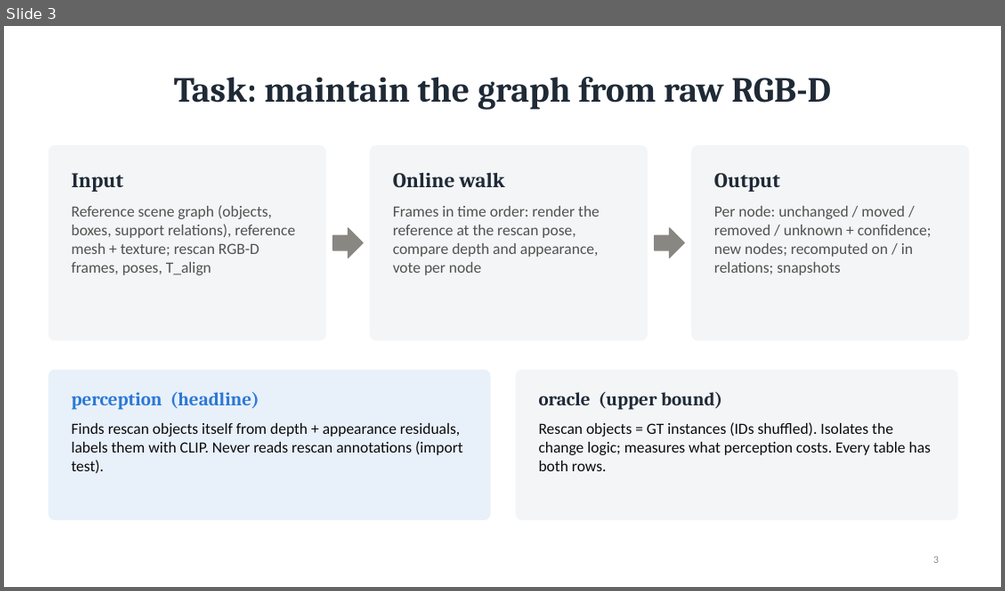
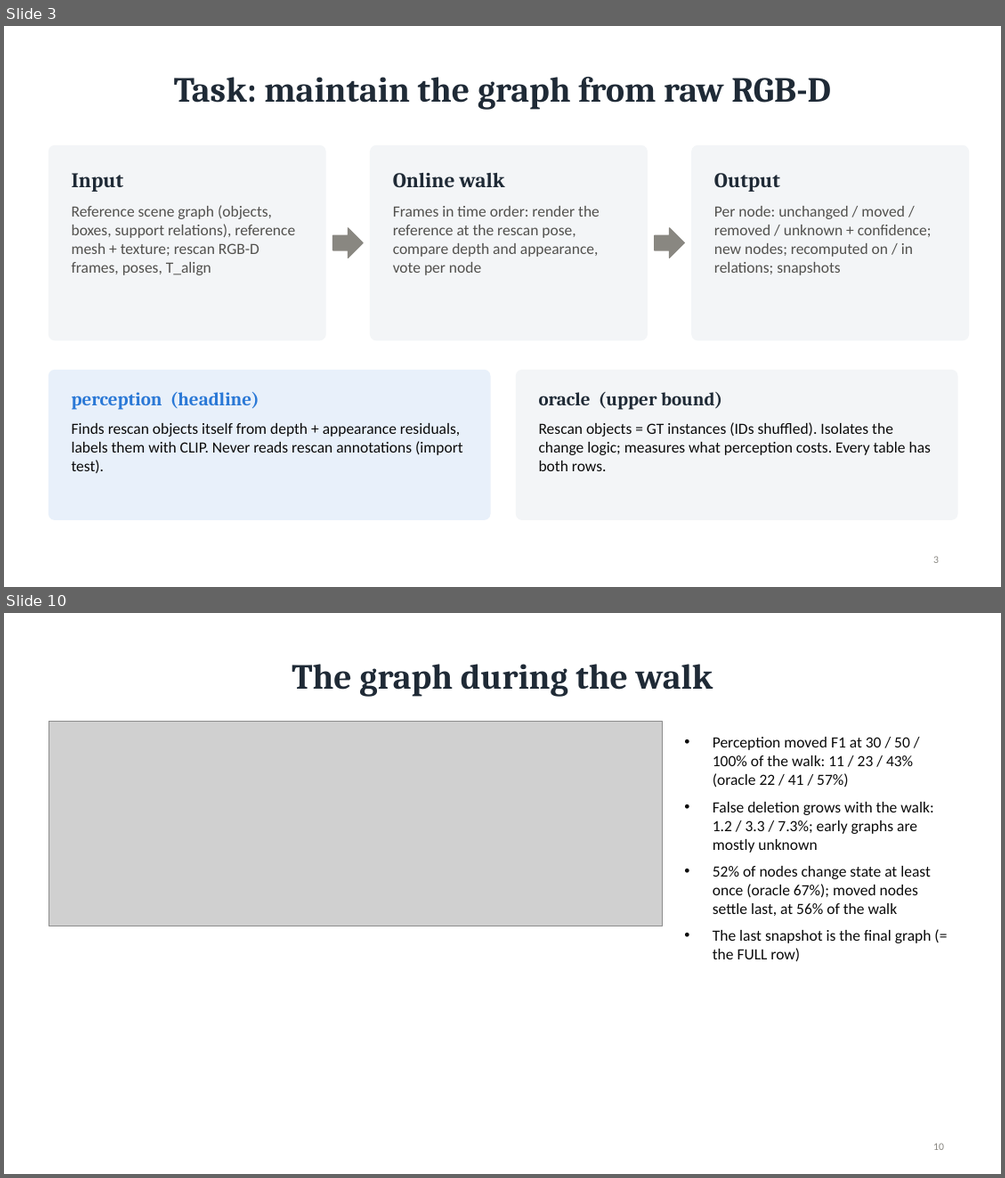
Before and after one commit to ErikSedlak/Task2DTL, a slide deck: docs/slides.pptx. Shown one above the other, each under a label of ours: slide 3 before the commit, slides 3 and 10 after it; the slides between them are not shown. The pictures are 1005x591 and 1005x1178 pixels, drawn with LibreOffice and Linux fonts; fonts in the diff are those of the drawing; grey boxes stand for pictures. Boxes give left, top, right and bottom in pixels: in the first picture for what was removed or moved away, otherwise in the second. Text is boxed around its words. In the diff, an @@ line names an element or a change of style, - is before the commit and + after.

```diff
--- a/docs/slides.pptx
+++ b/docs/slides.pptx
@@ slide 10 added at (4, 613, 1001, 1174), background #FFFFFF @@
@@ title added at (291, 664, 713, 697), 34 pt, text #1F2A36, bold @@
+The graph during the walk
@@ picture added at (48, 722, 662, 925) @@
@@ text added at (712, 737, 933, 962), 15 pt, text #0B0B0B @@
+• Perception moved F1 at 30 / 50 / 100% of the walk: 11 / 23 / 43% (oracle 22 / 41 / 57%)
+• False deletion grows with the walk: 1.2 / 3.3 / 7.3%; early graphs are mostly unknown
+• 52% of nodes change state at least once (oracle 67%); moved nodes settle last, at 56% of the walk
+• The last snapshot is the final graph (= the FULL row)
@@ page number added at (933, 1143, 944, 1150), 10 pt, text #898781 @@
+10
```
Also in this commit, not shown: 9 slides changed, 14 other files.
